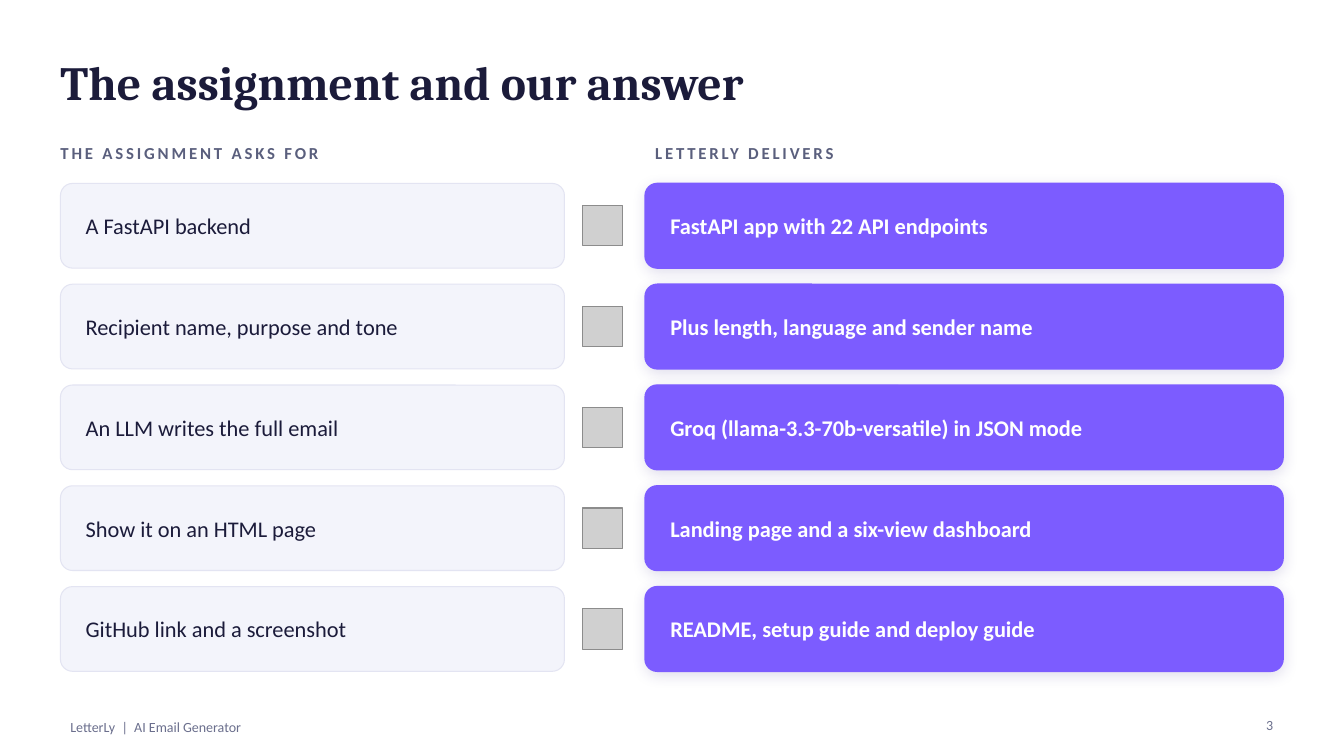
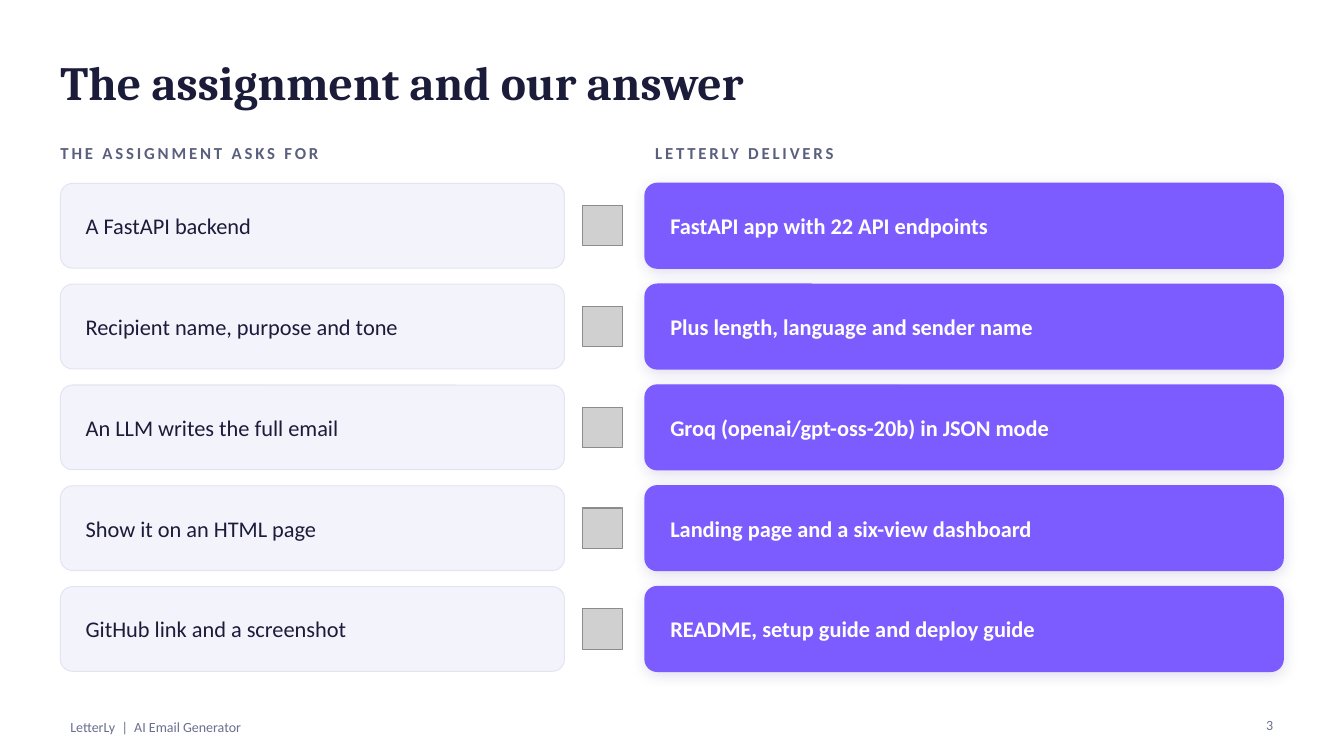
Before and after one commit to scientistayat-engineer/LetterLy-AI-Email-Generator, a slide deck: slide 3 of docs/LetterLy_Presentation.pptx. Drawn at 1344x756 pixels with LibreOffice and Linux fonts; fonts in the diff are those of the drawing; grey boxes stand for pictures. Boxes give left, top, right and bottom in pixels: in the first picture for what was removed or moved away, otherwise in the second. Text is boxed around its words. In the diff, an @@ line names an element or a change of style, - is before the commit and + after.

```diff
--- a/docs/LetterLy_Presentation.pptx
+++ b/docs/LetterLy_Presentation.pptx
@@ text at (670,419,1049,440): text changed @@
-Groq (llama-3.3-70b-versatile) in JSON mode
+Groq (openai/gpt-oss-20b) in JSON mode
```
Also in this commit, not shown: 2 other slides changed, 5 other files.
